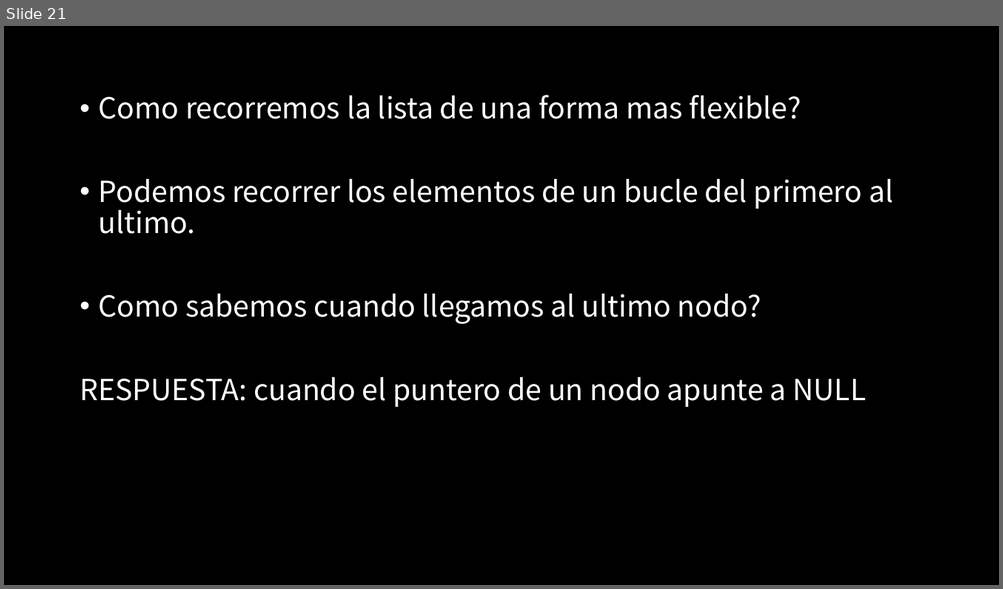
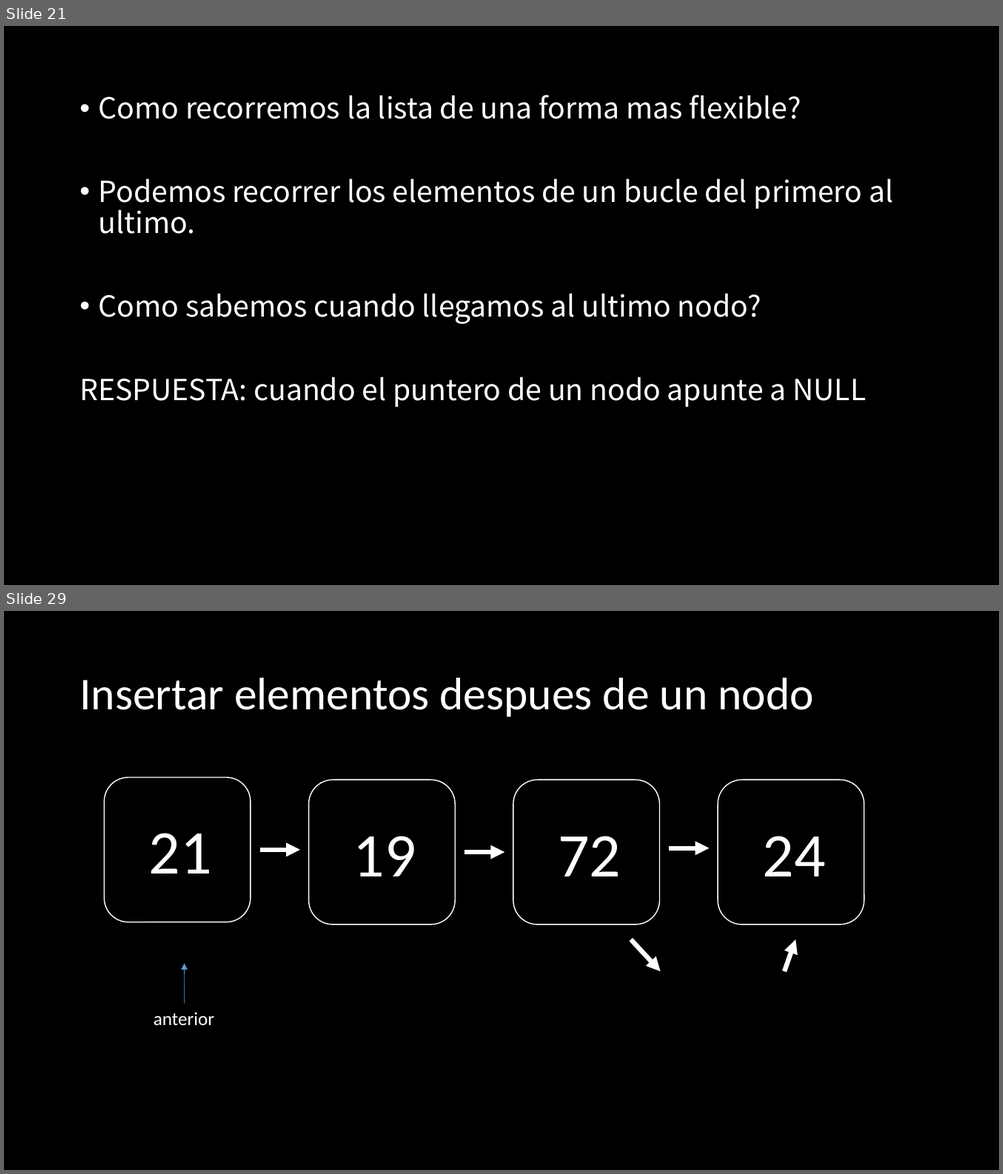
Before and after one commit to jcontrolresearch/DataStructure, a slide deck: Documents/Slides/Chapter_1-LinkedList/[1]Estructura de datos-Listas_enlazadas_intro.pptx. Shown one above the other, each under a label of ours: slide 21 before the commit, slides 21 and 29 after it; the slides between them are not shown. The pictures are 1003x589 and 1003x1174 pixels, drawn with LibreOffice and Linux fonts; fonts in the diff are those of the drawing. Boxes give left, top, right and bottom in pixels: in the first picture for what was removed or moved away, otherwise in the second. Text is boxed around its words. In the diff, an @@ line names an element or a change of style, - is before the commit and + after.

```diff
--- a/Documents/Slides/Chapter_1-LinkedList/[1]Estructura de datos-Listas_enlazadas_intro.pptx
+++ b/Documents/Slides/Chapter_1-LinkedList/[1]Estructura de datos-Listas_enlazadas_intro.pptx
@@ slide 29 added at [4, 611, 999, 1170], background #000000 @@
@@ title added at [79, 678, 814, 717], 44 pt, text #FFFFFF @@
+Insertar elementos despues de un nodo
@@ rounded rectangle added at [104, 777, 250, 922], outline #FFFFFF 1 pt @@
@@ rounded rectangle added at [308, 780, 455, 924], outline #FFFFFF 1 pt @@
@@ rounded rectangle added at [513, 780, 659, 924], outline #FFFFFF 1 pt @@
@@ rounded rectangle added at [718, 780, 865, 924], outline #FFFFFF 1 pt @@
@@ text added at [149, 833, 212, 874], 60 pt, text #FFFFFF @@
+21
@@ arrow added from (260, 850) to (300, 850), #FFFFFF 4.5 pt @@
@@ text added at [353, 836, 416, 877], 60 pt, text #FFFFFF @@
+19
@@ arrow added from (464, 852) to (505, 852), #FFFFFF 4.5 pt @@
@@ text added at [558, 836, 620, 877], 60 pt, text #FFFFFF @@
+72
@@ arrow added from (669, 849) to (709, 849), #FFFFFF 4.5 pt @@
@@ text added at [762, 836, 825, 877], 60 pt, text #FFFFFF @@
+24
@@ arrow added from (631, 940) to (660, 971), #FFFFFF 4.5 pt @@
@@ arrow added from (785, 971) to (796, 940), #FFFFFF 4.5 pt @@
@@ arrow added from (185, 1003) to (185, 964), #5B9BD5 0.5 pt @@
@@ text added at [153, 1012, 214, 1025], 18 pt, text #FFFFFF @@
+anterior
```
Also in this commit, not shown: 15 other slides added, 5 other files.
